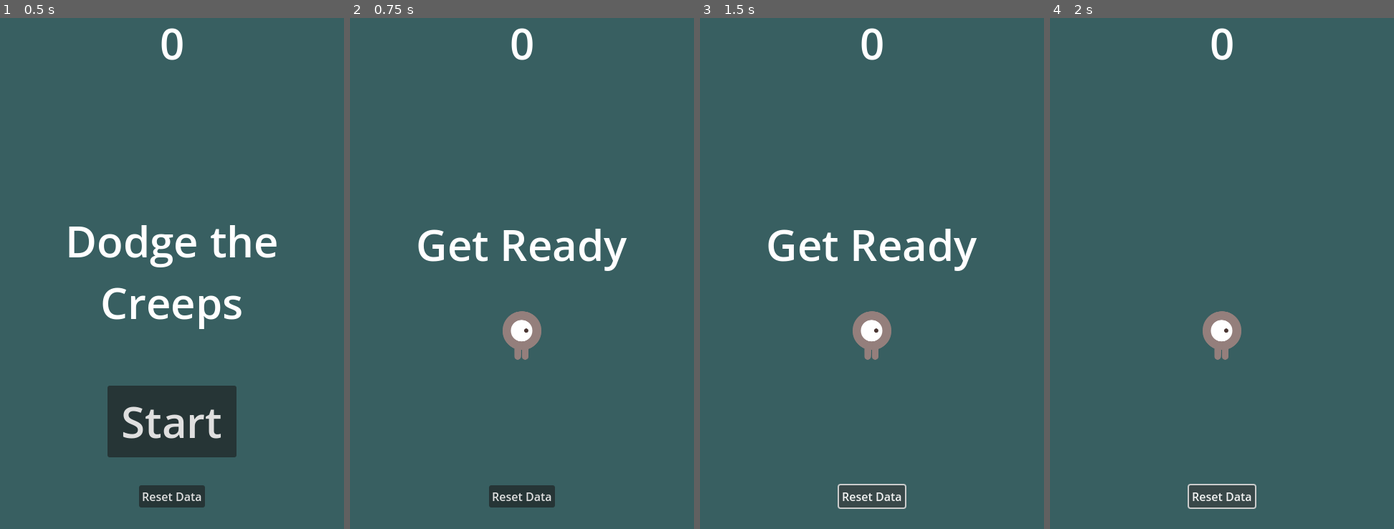
Above: before the commit, frames 1-4 (left to right).
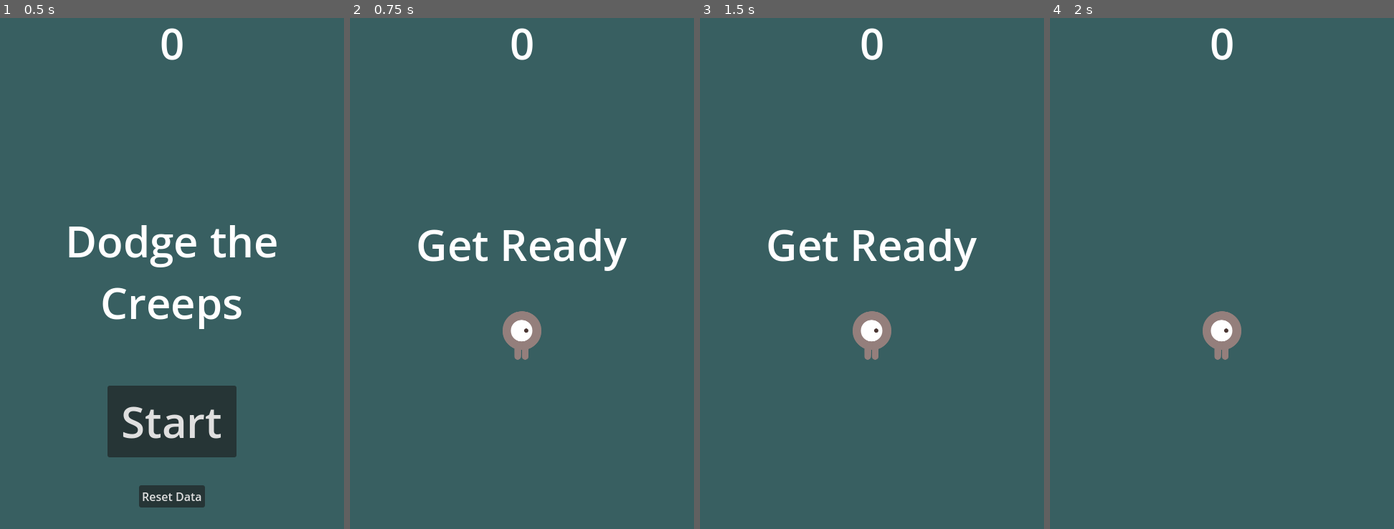
Above: after the commit, the same moments.

Repository: Infini-Creation/Dodge-The-Creeps-LootLocker-Leaderboard-Demo
Game: Godot game, scene res://Main.tscn
Same seed, same stepped clock (60 frames per second), same inputs: the game is played once before the commit and once after it.
Inputs (mouse positions are in pixels of both pictures, inside the frame that each line leads up to):
- Up to frame 1 (0.5 s): no input
- Up to frame 2 (0.75 s): click "Start" at 0.5 s
- Up to frame 3 (1.5 s): click (872, 498) at 1.25 s, where only the run before the commit has a clickable "Reset Data"
- Up to frame 4 (2 s): no input

Frame 1 is identical in both runs. In frame 2, 0.8% of the frame differs, in the area x 40-60%, y 91-96%; in frame 3, 0.3%; in frame 4, 0.3%.

Commit message:
Update HUD.gd
hide reset button when the game start

Diff:
--- a/dodge_the_creeps/HUD.gd
+++ b/dodge_the_creeps/HUD.gd
@@ -52,6 +52,7 @@
 
 func _on_StartButton_pressed():
 	$StartButton.hide()
+	$ResetButton.hide()
 	start_game.emit()
 
 
